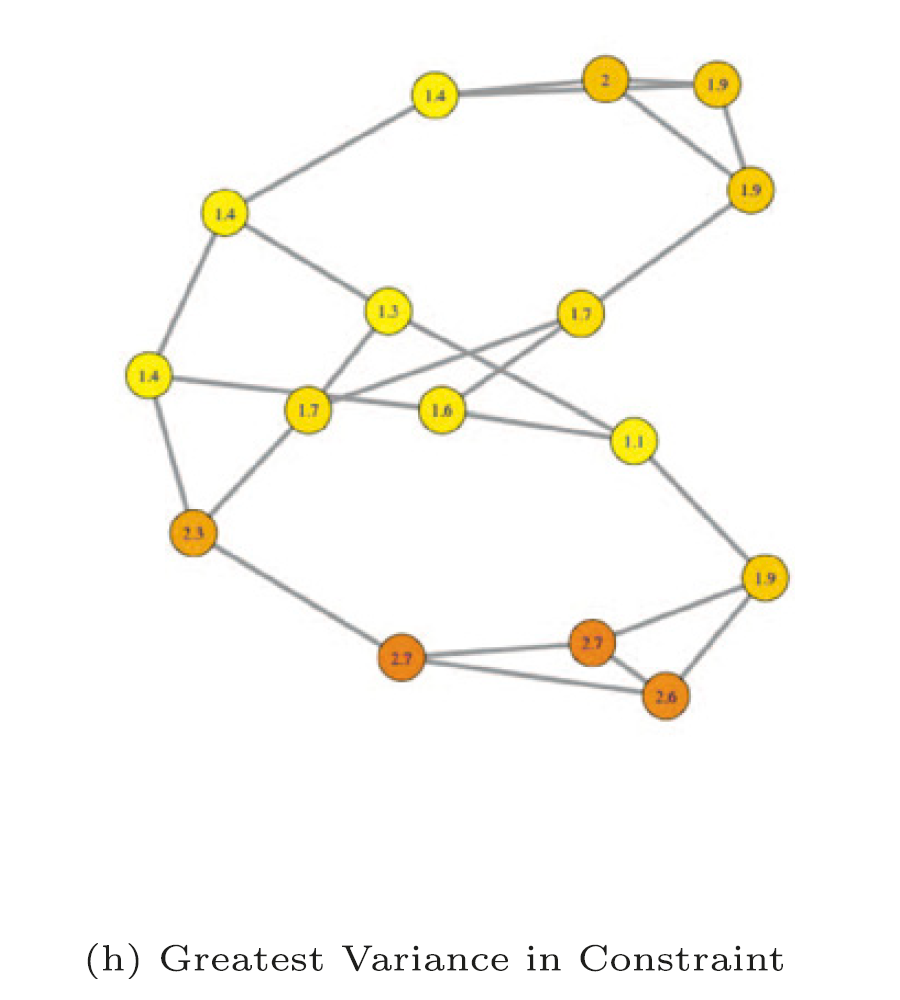
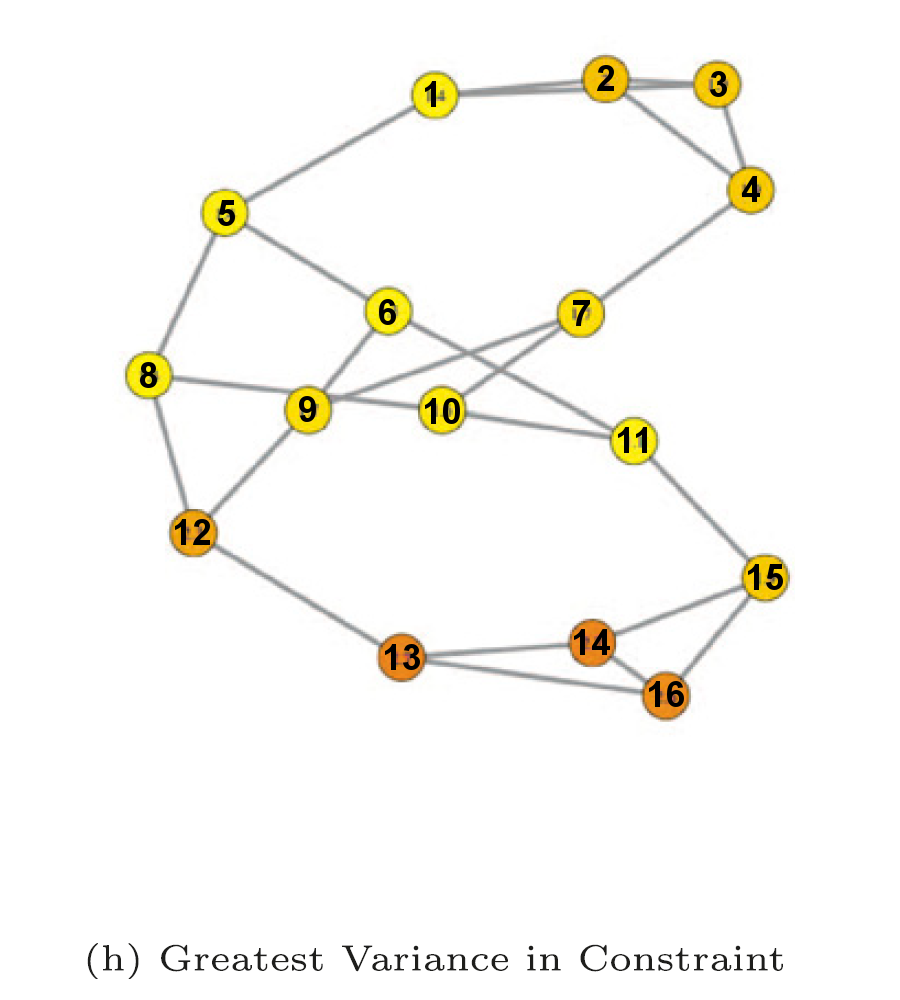
Layers edited between the first and the second (900, 1000) image:
removed layer "Pasted Layer" over [140, 65, 783, 707]
added layer "16" above "15" over [649, 681, 684, 707]
added layer "15" above "14" over [748, 564, 783, 590]
added layer "14" above "13" over [574, 629, 610, 655]
added layer "13" above "12" over [385, 644, 420, 670]
added layer "12" above "11" over [175, 519, 210, 545]
added layer "11" above "10" over [618, 427, 647, 453]
added layer "10" above "9" over [425, 398, 460, 424]
added layer "9" above "8" over [299, 396, 316, 422]
added layer "8" above "7" over [140, 362, 157, 388]
added layer "7" above "6" over [573, 300, 590, 326]
added layer "6" above "5" over [379, 299, 396, 325]
added layer "5" above "4" over [218, 200, 235, 226]
added layer "4" above "3" over [742, 176, 760, 202]
added layer "3" above "2" over [710, 71, 727, 97]
added layer "2" above "1" over [597, 65, 614, 91]
added layer "1" above "Background" over [425, 81, 436, 107]
painted on "Background" over [140, 65, 783, 707]
